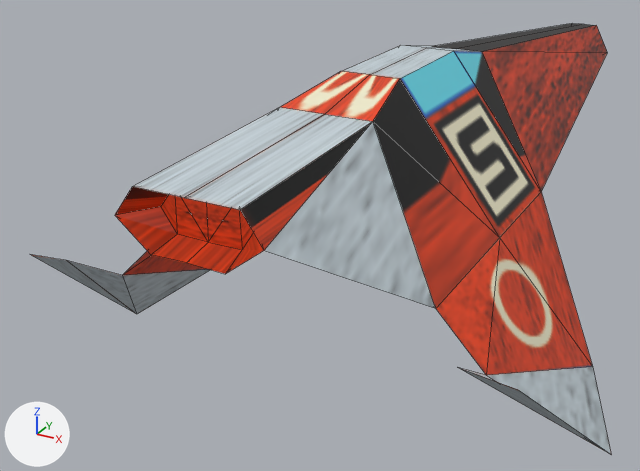
Two versions of the Blender file assets/craft2.blend, one commit apart.
The view is the same before and after, from a camera (50 mm lens) standing at (7.8, -19.2, 6.3) and looking at (-3.1, 0.5, -3.6). The axes (+X, +Y, +Z) are drawn at lower left. The lights are the same throughout. Mesh edges are drawn as thin lines.
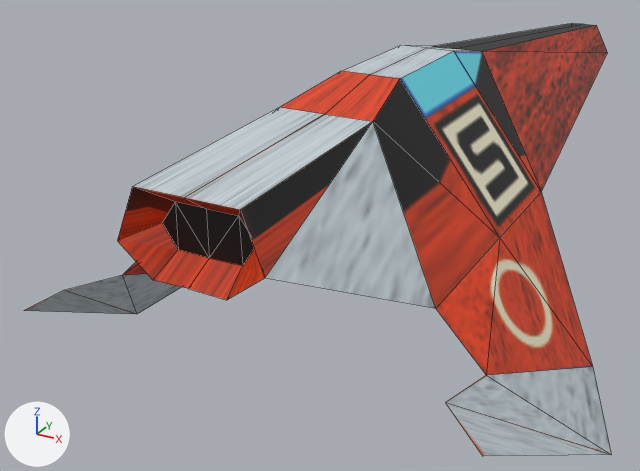
The change in detail:
me_cube has 45 vertices, 40 faces and spans x -5.9..1.0, y -9.4..16.0, z -4.6..2.0.
me_cube is used by ob_cube; location (0.0, 0.0, 0.0).
me_cube part 1: all 3 vertices in x -1.4..0.0, y -9.4..-9.3, z 0.4..0.9 are moved by (0.0, 0.0, -0.4).
me_cube part 2: all 5 vertices in x -0.9..0.0, y -8.8, z 0.5..1.4 are moved by (0.0, 0.0, -0.3).
me_cube part 3: the 1 vertex in x -4.0, y -8.0, z -1.0 is moved by (0.1, -0.2, -0.5).
me_cube part 4: the 1 vertex in x -5.0, y -8.0, z -1.1 is moved by (0.3, -0.6, -0.9).
me_cube part 5: texture (UV) coordinates of 5 of 40 faces, centred in x -0.7..-0.2, y -9.1..-4.0, z 0.8..1.8, changed; they spanned u 0.38..0.88, v 0.62..0.98 and now span u 0.3..0.74, v 0.02..0.99.

Boxes [x1, y1, x2, y2] around the edits, measured in the pictures (640 x 471 px; the box of a moved part takes in the faces that stretch with it):
'Cube', reshaped, surface changed
    before: [30, 23, 611, 454]
    after: [24, 23, 611, 456]
part 1 of me_cube, moved or reshaped
    before: [115, 122, 435, 308]
    after: [117, 122, 436, 309]
part 2 of me_cube, moved or reshaped
    before: [161, 195, 253, 249]
    after: [135, 187, 254, 266]
part 3 of me_cube, moved or reshaped
    before: [68, 261, 495, 381]
    after: [64, 275, 609, 454]
part 4 of me_cube, moved or reshaped
    before: [30, 254, 610, 454]
    after: [24, 291, 611, 456]
part 5 of me_cube, surface changed
    both: [281, 71, 399, 121]
